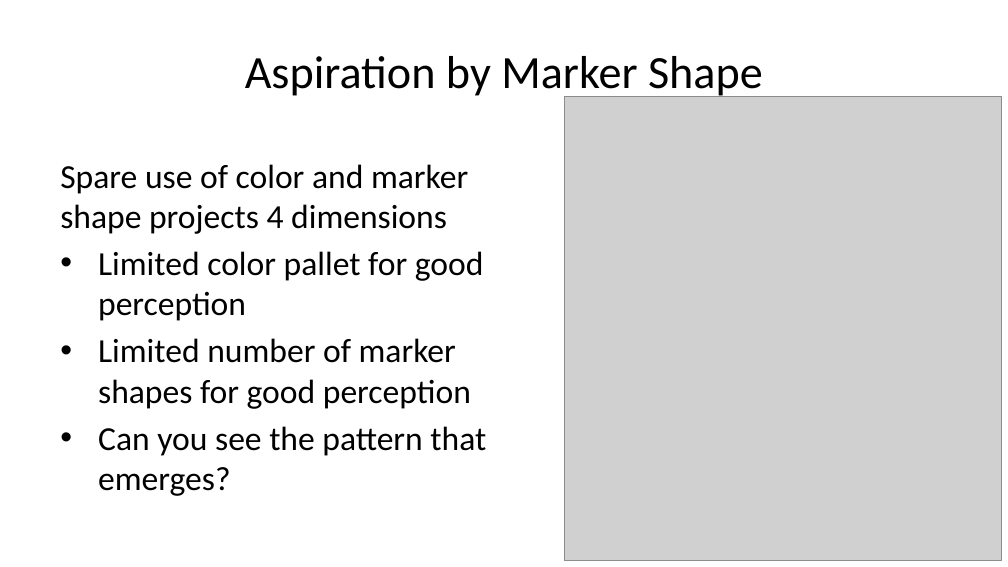
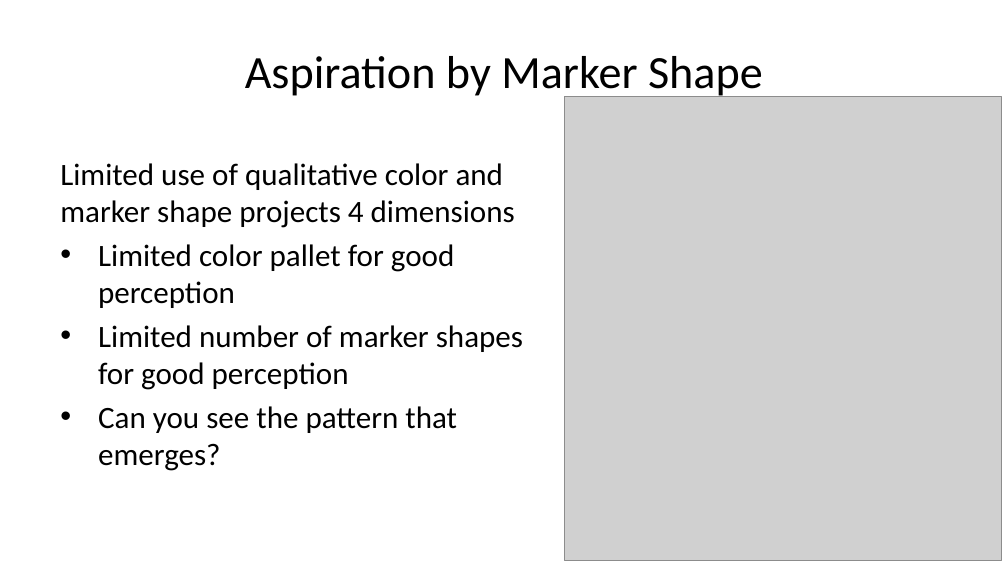
Before and after one commit to StephenElston/CSCI-E-83, a slide deck: slide 40 of LectureSlides/01_PreceptionForScientificVisualization.pptx. Drawn at 1008x567 pixels with LibreOffice and Linux fonts; fonts in the diff are those of the drawing; grey boxes stand for pictures. Boxes give left, top, right and bottom in pixels: in the first picture for what was removed or moved away, otherwise in the second. Text is boxed around its words. In the diff, an @@ line names an element or a change of style, - is before the commit and + after.

```diff
--- a/LectureSlides/01_PreceptionForScientificVisualization.pptx
+++ b/LectureSlides/01_PreceptionForScientificVisualization.pptx
@@ text at box(60, 163, 515, 228): text changed; size 24 to 22.2 pt @@
-Spare use of color and marker shape projects 4 dimensions
+Limited use of qualitative color and marker shape projects 4 dimensions
@@ text at box(98, 244, 523, 471): size 24 to 22.2 pt in "Limited color pallet for good perception", "Limited number of marker shapes for good ...", "Can you see the pattern that emerges?" @@
```
Also in this commit, not shown: 1 slide added, 1 slide removed.
